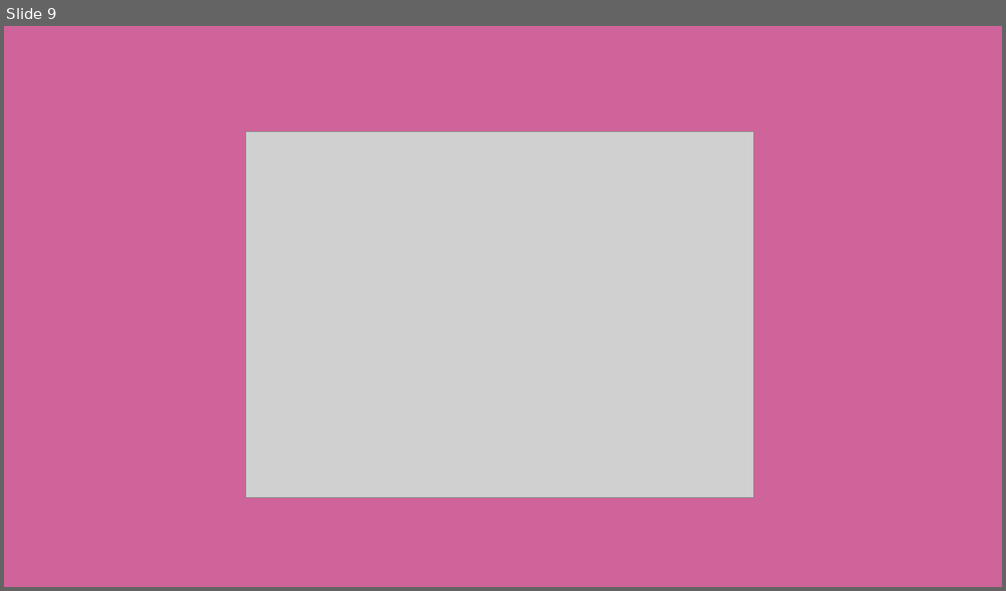
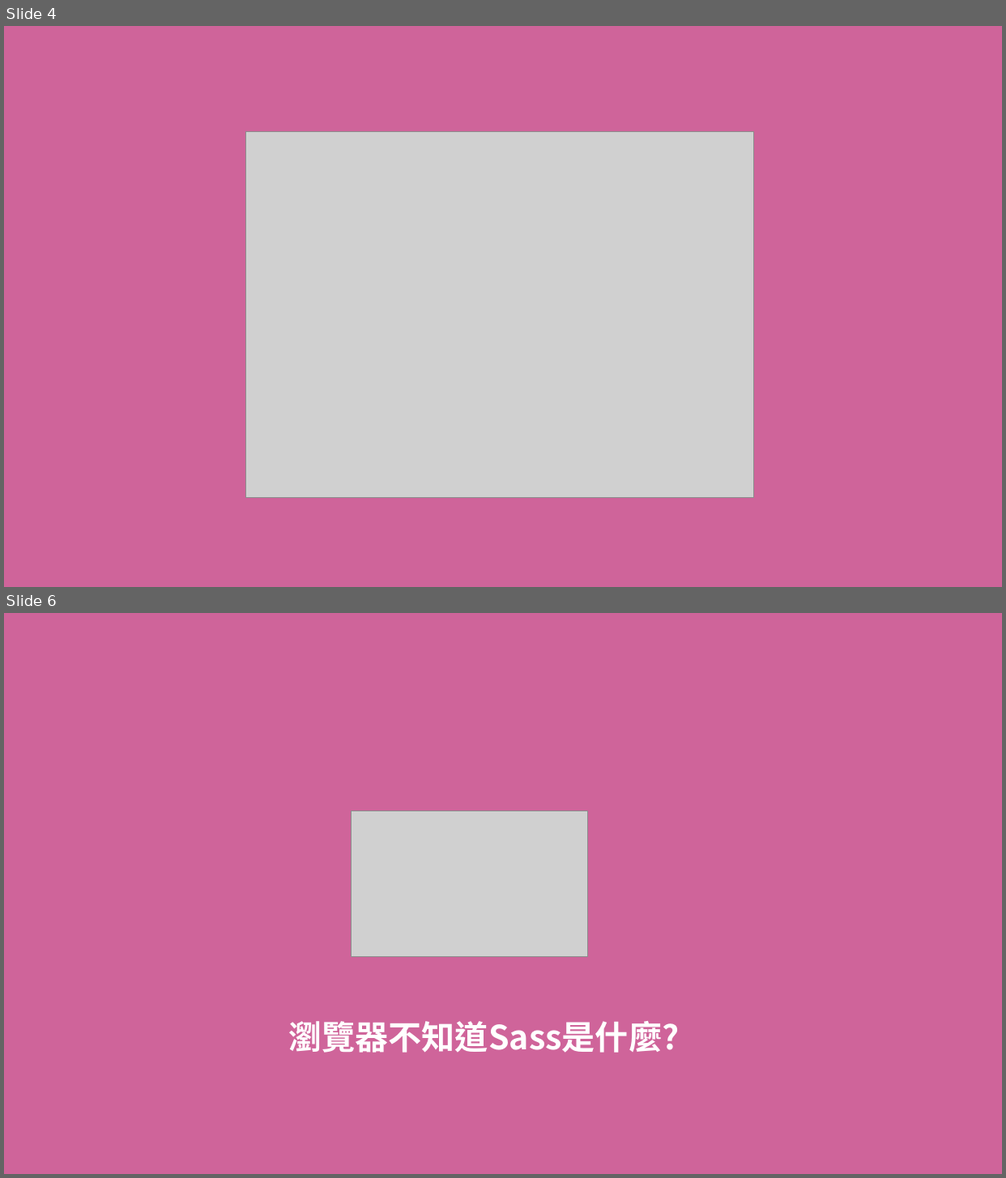
Before and after one commit to MikeCheng1208/SassLiveExample, a slide deck: sasslive.pptx. Shown one above the other, each under a label of ours: slide 9 before the commit, slides 4 and 6 after it; the slides between them are not shown. The pictures are 1006x591 and 1006x1178 pixels, drawn with LibreOffice and Linux fonts; fonts in the diff are those of the drawing; grey boxes stand for pictures. Boxes give left, top, right and bottom in pixels: in the first picture for what was removed or moved away, otherwise in the second. Text is boxed around its words. In the diff, an @@ line names an element or a change of style, - is before the commit and + after.

```diff
--- a/sasslive.pptx
+++ b/sasslive.pptx
@@ slide 6 added at [4, 613, 1002, 1174], background #CF649A @@
@@ picture added at [351, 811, 587, 957] @@
@@ text added at [289, 1021, 680, 1053], 32 pt, text #FFFFFF, bold @@
+瀏覽器不知道Sass是什麼?
@@ what was slide 9 is now slide 4 @@
```
Also in this commit, not shown: 1 slide changed, 2 other slides added.
